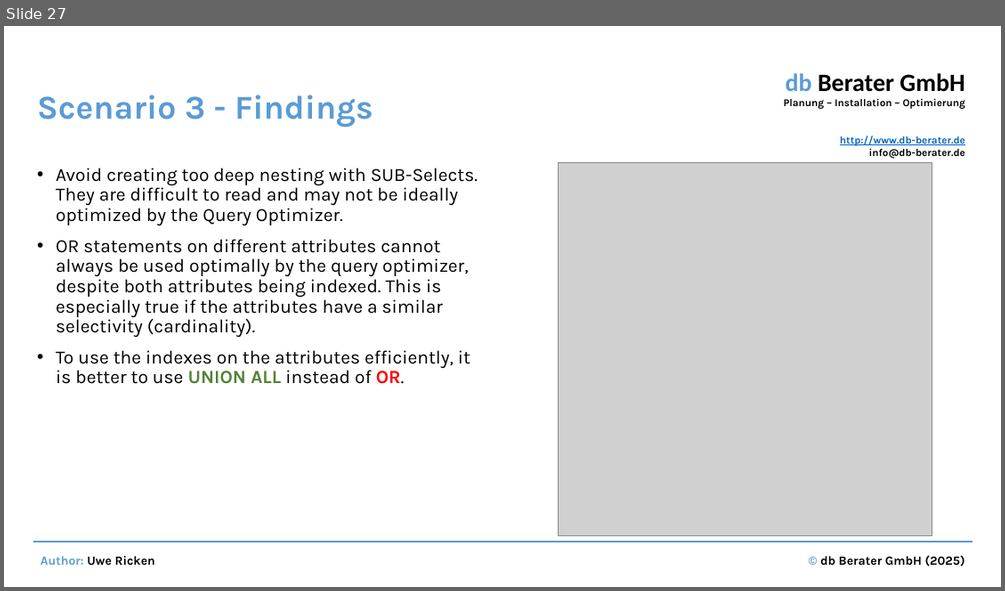
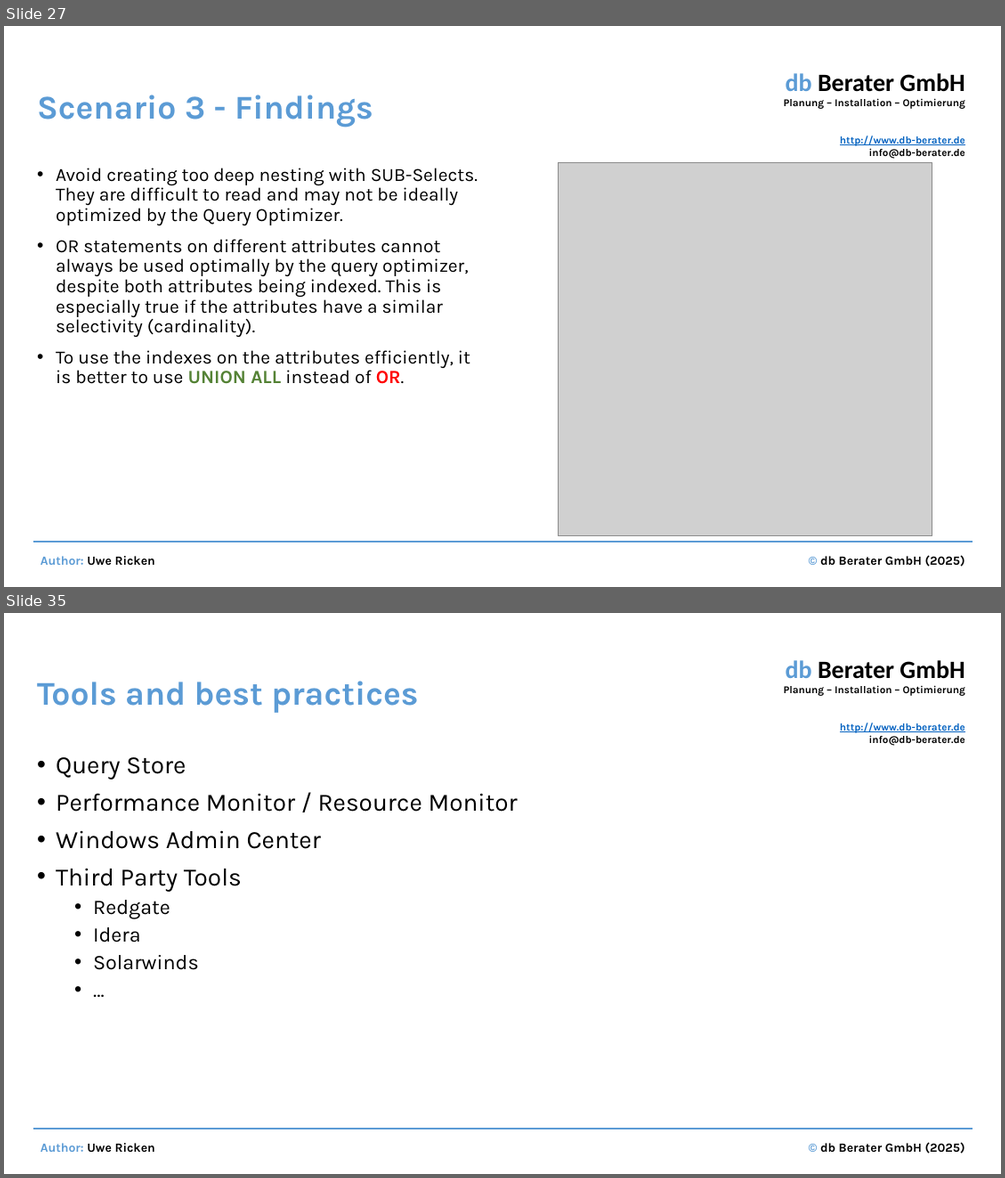
Before and after one commit to uricken1964/Workshop---Making-Bad-Codes-Better, a slide deck: Documents and Preparation/Performance optimization by identifying and correcting bad SQL code.pptx. Shown one above the other, each under a label of ours: slide 27 before the commit, slides 27 and 35 after it; the slides between them are not shown. The pictures are 1005x591 and 1005x1178 pixels, drawn with LibreOffice and Linux fonts; fonts in the diff are those of the drawing; grey boxes stand for pictures. Boxes give left, top, right and bottom in pixels: in the first picture for what was removed or moved away, otherwise in the second. Text is boxed around its words. In the diff, an @@ line names an element or a change of style, - is before the commit and + after.

```diff
--- a/Documents and Preparation/Performance optimization by identifying and correcting bad SQL code.pptx
+++ b/Documents and Preparation/Performance optimization by identifying and correcting bad SQL code.pptx
@@ slide 35 added at <box>4,613,1001,1174</box>, background #FFFFFF; not listed: 4 template elements that a slide beside it also shows @@
@@ title added at <box>37,681,418,713</box>, 32 pt, text #5B9BD5, bold @@
+Tools and best practices
@@ text added at <box>56,757,518,970</box>, 24 pt, text #000000 @@
+• Query Store
+• Performance Monitor / Resource Monitor
+• Windows Admin Center
+• Third Party Tools
+  • Redgate
+  • Idera
+  • Solarwinds
+  • …
```
Also in this commit, not shown: 26 other slides added, 16 other files.
